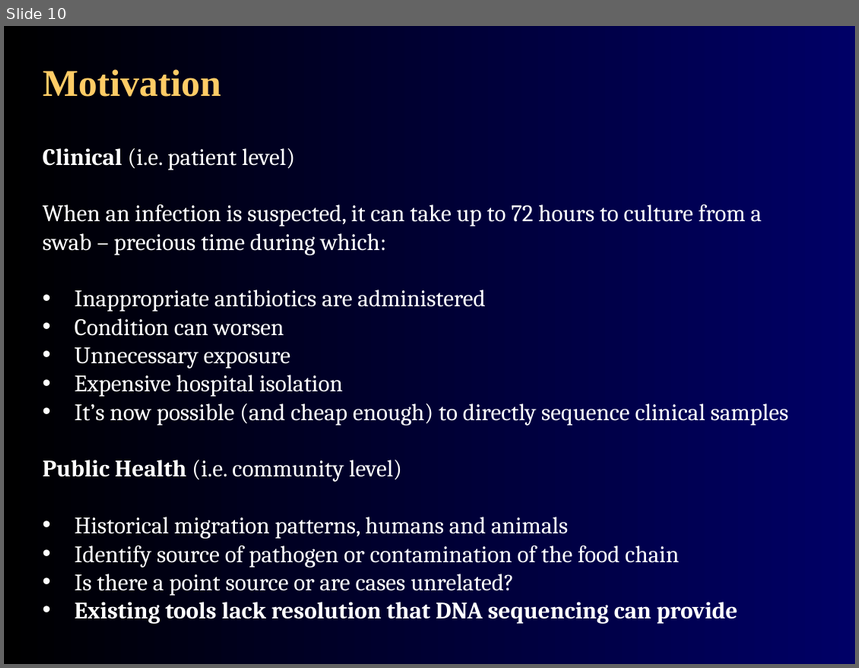
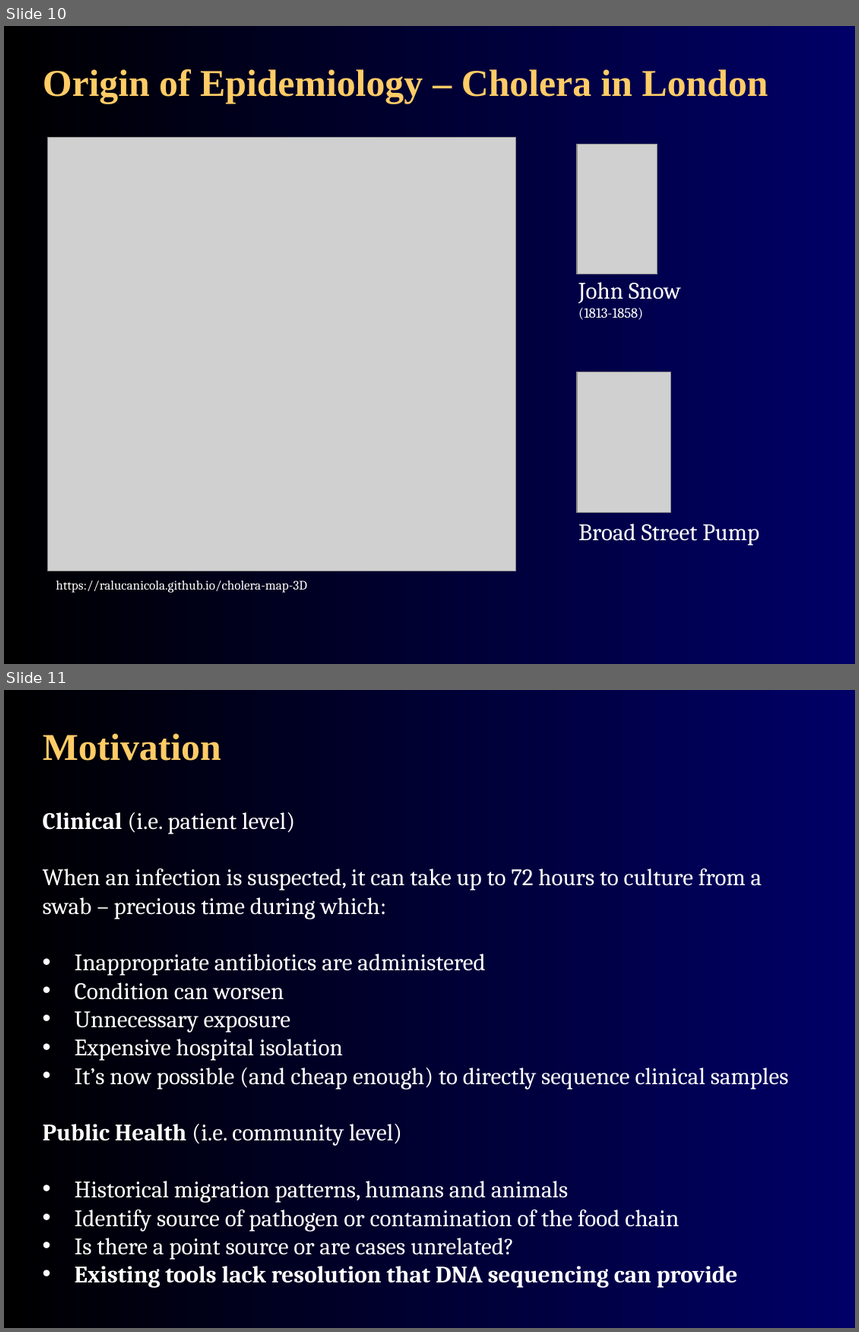
Before and after one commit to agmcarthur/Biochem-3BP3, a slide deck: Lectures/Lecture 7 - Molecular Epidemiology.pptx. Shown one above the other, each under a label of ours: slide 10 before the commit, slides 10 and 11 after it. The pictures are 859x668 and 859x1332 pixels, drawn with LibreOffice and Linux fonts; fonts in the diff are those of the drawing; grey boxes stand for pictures. Boxes give left, top, right and bottom in pixels: in the first picture for what was removed or moved away, otherwise in the second. Text is boxed around its words. In the diff, an @@ line names an element or a change of style, - is before the commit and + after.

```diff
--- a/Lectures/Lecture 7 - Molecular Epidemiology.pptx
+++ b/Lectures/Lecture 7 - Molecular Epidemiology.pptx
@@ slide 10 added at [4, 26, 855, 664], background gradient #000000 to #000066 @@
@@ title added at [43, 69, 769, 104], 32 pt, text #FFCC66, bold @@
+Origin of Epidemiology – Cholera in London
@@ picture added at [47, 138, 515, 572] @@
@@ picture added at [577, 145, 657, 275] @@
@@ text added at [579, 282, 681, 320], 12 pt, text #FFFFFF @@
+John Snow
+(1813-1858)
@@ picture added at [577, 372, 671, 512] @@
@@ text added at [579, 524, 759, 545], 20 pt, text #FFFFFF @@
+Broad Street Pump
@@ text added at [56, 581, 307, 593], 11 pt, text #FFFFFF @@
+https://ralucanicola.github.io/cholera-map-3D
@@ what was slide 10 is now slide 11 @@
```
Also in this commit, not shown: 2 slides changed, 4 other files.
